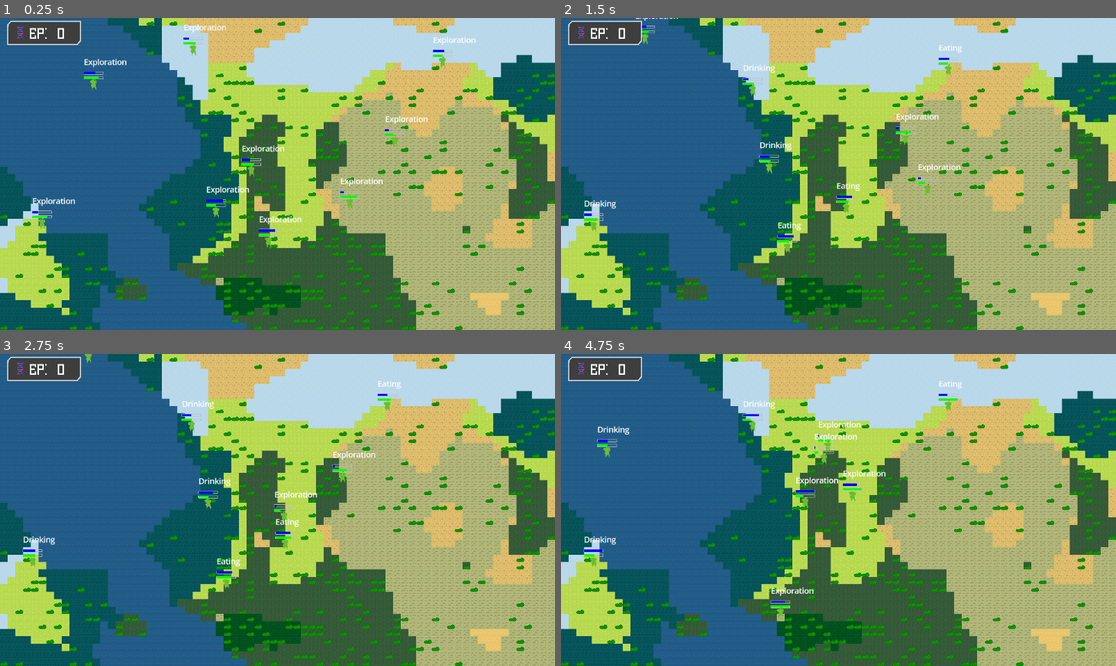
Above: before the commit, frames 1-4 (two rows, left to right).
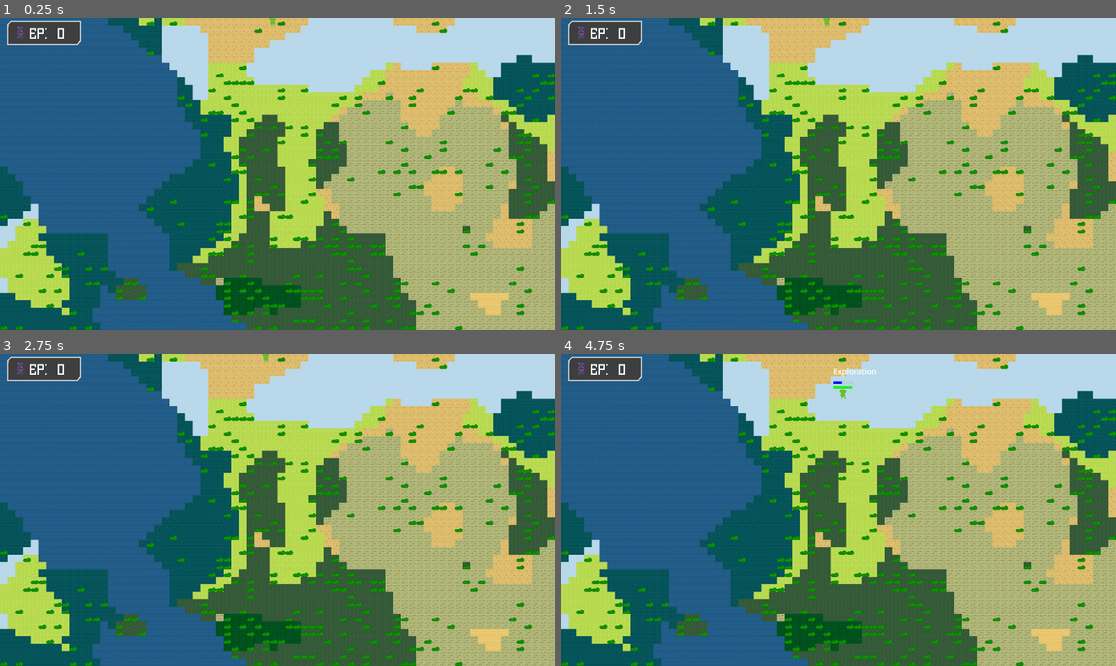
Above: after the commit, the same moments.

Repository: OnasChaturvedi/mini-jam-evolution
Game: Godot game, scene res://scenes/main.tscn
The game is run twice, just before and just after one commit, with the same random seed, the same clock (stepped at 60 frames per second) and the same inputs.
Inputs:
- Up to frame 1 (0.25 s): no input
- Up to frame 2 (1.5 s): no input
- Up to frame 3 (2.75 s): no input
- Up to frame 4 (4.75 s): no input

The runs differ from the first frame. In frame 1, 1.6% of the frame differs, in the area x 5-86%, y 0-74%; in frame 2, 1.3%; in frame 3, 1.3%; in frame 4, 1.7%, in the area x 4-73%, y 3-85%.

Commit message:
Improved movement logic

Diff:
--- a/scenes/creature.tscn
+++ b/scenes/creature.tscn
@@ -48,7 +48,8 @@
 "speed": 5.0
 }]
 
-[node name="Creature" type="CharacterBody2D"]
+[node name="Creature" type="CharacterBody2D" groups=["creatures"]]
+collision_mask = 2
 script = ExtResource("1_upmfi")
 speed = 150.0
 thirst_depletion_rate = 3.0
--- a/scenes/game_root.gd
+++ b/scenes/game_root.gd
@@ -2,9 +2,19 @@
 extends Node2D
 
 const DeathNotification = preload("res://scenes/death_notification.tscn")
+
+@onready var camera: Camera2D = $Camera2D
+@onready var creature_container: Node2D = $CreatureContainer
+@onready var reload_delay_timer: Timer = $ReloadDelayTimer
+
+@export var initial_creature_count: int = 10
+@export var creature_scene: PackedScene
+
 func _ready():
+	spawn_initial_creatures()
 	# Connect to the death signal from the global manager.
 	EvolutionManager.creature_died.connect(on_creature_died)
+	reload_delay_timer.timeout.connect(reload_game_scene)
 
 func on_creature_died(cause: String, position: Vector2):
 	# Create a new instance of the notification.
@@ -27,3 +37,36 @@
 
 	# Trigger the animation. The script inside the notification handles the rest.
 	notification_instance.show_message(death_message)
+
+	if get_tree().get_nodes_in_group("creatures").size() <= 1:
+		reload_delay_timer.start()
+
+
+func reload_game_scene() -> void:
+	get_tree().reload_current_scene()
+
+
+func spawn_initial_creatures():
+	for i in range(initial_creature_count):
+		spawn_creature_in_camera_viewport()
+
+
+func spawn_creature_in_camera_viewport():
+	if creature_scene == null or camera == null or creature_container == null:
+		return
+
+	var viewport_rect: Rect2 = camera.get_viewport_rect()
+
+	var viewport_top_left_global = camera.global_position - viewport_rect.size / 2.0
+	var viewport_bottom_right_global = camera.global_position + viewport_rect.size / 2.0
+
+	var random_x = randf_range(viewport_top_left_global.x, viewport_bottom_right_global.x)
+	var random_y = randf_range(viewport_top_left_global.y, viewport_bottom_right_global.y)
+
+	var spawn_position = Vector2(random_x, random_y)
+
+	var new_creature_instance = creature_scene.instantiate()
+
+	new_creature_instance.global_position = spawn_position
+	creature_container.add_child(new_creature_instance)
+	print("Spawned creature at: ", spawn_position)
--- a/scenes/main.tscn
+++ b/scenes/main.tscn
@@ -14,19 +14,40 @@
 texture = ExtResource("3_jyhfs")
 0:0/0 = 0
 0:0/0/custom_data_0 = "water"
+0:0/0/custom_data_1 = 0.5
 1:0/0 = 0
+1:0/0/custom_data_0 = "tundra"
+1:0/0/custom_data_1 = 0.6
 2:0/0 = 0
+2:0/0/custom_data_0 = "taiga"
+2:0/0/custom_data_1 = 0.9
 0:1/0 = 0
+0:1/0/custom_data_0 = "grassland"
+0:1/0/custom_data_1 = 1.0
 1:1/0 = 0
+1:1/0/custom_data_0 = "forest"
+1:1/0/custom_data_1 = 0.9
 2:1/0 = 0
+2:1/0/custom_data_0 = "desert"
+2:1/0/custom_data_1 = 0.8
 0:2/0 = 0
+0:2/0/custom_data_0 = "jungle"
+0:2/0/custom_data_1 = 0.85
 1:2/0 = 0
+1:2/0/custom_data_0 = "savanna"
+1:2/0/custom_data_1 = 1.0
 2:2/0 = 0
+2:2/0/custom_data_0 = "steppe"
+2:2/0/custom_data_1 = 1.0
 0:3/0 = 0
+0:3/0/custom_data_0 = "lava"
+0:3/0/custom_data_1 = 0.2
 
 [sub_resource type="TileSet" id="TileSet_0jgge"]
 custom_data_layer_0/name = "terrain_type"
 custom_data_layer_0/type = 4
+custom_data_layer_1/name = "movement_modifier"
+custom_data_layer_1/type = 3
 sources/1 = SubResource("TileSetAtlasSource_tbgi4")
 
 [sub_resource type="WorldBoundaryShape2D" id="WorldBoundaryShape2D_sugp2"]
@@ -44,11 +65,14 @@
 
 [node name="Main" type="Node2D"]
 script = ExtResource("1_tefeu")
+initial_creature_count = 1
+creature_scene = ExtResource("3_sugp2")
+
+[node name="ReloadDelayTimer" type="Timer" parent="."]
+wait_time = 2.0
 
 [node name="World" type="Node2D" parent="." node_paths=PackedStringArray("tile_map_node")]
 script = ExtResource("1_0wfyh")
-world_width = 72
-world_height = 42
 tile_map_node = NodePath("Terrain")
 bush_scene = ExtResource("2_jyhfs")
 
@@ -59,34 +83,8 @@
 position = Vector2(576, 336)
 zoom = Vector2(1, 0.964)
 
-[node name="Creature" parent="." instance=ExtResource("3_sugp2")]
-position = Vector2(753, 429)
-
-[node name="Creature2" parent="." instance=ExtResource("3_sugp2")]
-position = Vector2(559, 336)
-
-[node name="Creature3" parent="." instance=ExtResource("3_sugp2")]
-position = Vector2(856, 261)
-
-[node name="Creature4" parent="." instance=ExtResource("3_sugp2")]
-position = Vector2(541, 519)
-
-[node name="Creature5" parent="." instance=ExtResource("3_sugp2")]
-position = Vector2(438, 385)
-
-[node name="Creature6" parent="." instance=ExtResource("3_sugp2")]
-position = Vector2(226, 166)
-
-[node name="Creature7" parent="." instance=ExtResource("3_sugp2")]
-position = Vector2(124, 439)
-
-[node name="Creature8" parent="." instance=ExtResource("3_sugp2")]
-position = Vector2(383, 39)
-
-[node name="Creature9" parent="." instance=ExtResource("3_sugp2")]
-position = Vector2(955, 108)
-
 [node name="WorldBorder" type="StaticBody2D" parent="."]
+collision_layer = 3
 
 [node name="CollisionShape2D" type="CollisionShape2D" parent="WorldBorder"]
 position = Vector2(588, 673)
@@ -145,3 +143,5 @@
 theme_override_fonts/font = ExtResource("9_choun")
 theme_override_font_sizes/font_size = 32
 text = "0"
+
+[node name="CreatureContainer" type="Node2D" parent="."]
--- a/scripts/EvolutionManager.gd
+++ b/scripts/EvolutionManager.gd
@@ -1,4 +1,3 @@
-# EvolutionManager.gd
 extends Node
 
 var evolution_points: int = 0
--- a/scripts/ai_states/eating_state.gd
+++ b/scripts/ai_states/eating_state.gd
@@ -1,7 +1,6 @@
 class_name EatingState extends State
 
 func _enter():
-	# print("Entering EatingState for Darwin: ", darwin.name) # Debug print
 	darwin.velocity = Vector2.ZERO # Stop moving to eat
 	darwin.target_tile_coords = Vector2i.ZERO # Clear the target coordinates
 
--- a/scripts/ai_states/exploration_state.gd
+++ b/scripts/ai_states/exploration_state.gd
@@ -2,15 +2,23 @@
 
 var exploration_timer: float = 0.0
 var exploration_direction: Vector2 = Vector2.ZERO
+@export var angle_offset_range: float = PI / 6
 
 func _enter():
-	# print("Entering ExplorationState for Darwin: ", darwin.name) # Debug print
-	_set_new_exploration_direction()
+	exploration_timer = darwin.exploration_move_duration
+	_set_new_exploration_step_direction()
 
 func _physics_process(delta: float):
-	# Continue exploring logic
 	exploration_timer -= delta
+
 	if exploration_timer <= 0:
+		if darwin.current_thirst <= darwin.hydration_threshold and darwin.current_hunger <= darwin.hunger_threshold:
+			if darwin.current_thirst < darwin.current_hunger:
+				change_state("SeekingWaterState")
+				return
+			else:
+				change_state("SeekingFoodState")
+				return
 		if darwin.current_thirst <= darwin.hydration_threshold:
 			change_state("SeekingWaterState")
 			return
@@ -21,15 +29,60 @@
 			change_state("ReproducingState")
 			return
 
-		_set_new_exploration_direction()
+		_set_new_exploration_step_direction()
+
+	if darwin.global_position.distance_to(darwin.current_global_exploration_goal) < 40: # Threshold in pixels
+		print("Reached global exploration goal")
+		_set_new_global_exploration_goal()
 
 	darwin.velocity = exploration_direction * darwin.speed
 
 func _exit():
 	pass
 
-func _set_new_exploration_direction():
-	var random_angle: float = randf() * TAU # TAU is 2 * PI (a full circle in radians)
-	exploration_direction = Vector2(cos(random_angle), sin(random_angle))
-	# Randomize the duration slightly to make movement less predictable
+#func _set_new_exploration_direction():
+	#var random_angle: float = randf() * TAU
+	#exploration_direction = Vector2(cos(random_angle), sin(random_angle))
+	## Randomize the duration slightly
+	#exploration_timer = darwin.exploration_move_duration + randf() * darwin.exploration_move_duration
+
+func _set_new_global_exploration_goal():
+	var camera_node: Camera2D = darwin.get_viewport().get_camera_2d()
+
+	if camera_node != null:
+		var viewport_rect: Rect2 = camera_node.get_viewport_rect()
+
+		var viewport_top_left_global = camera_node.global_position - viewport_rect.size / 2.0
+		var viewport_bottom_right_global = camera_node.global_position + viewport_rect.size / 2.0
+
+		# Choose a random point within these global bounds
+		var random_x = randf_range(viewport_top_left_global.x, viewport_bottom_right_global.x)
+		var random_y = randf_range(viewport_top_left_global.y, viewport_bottom_right_global.y)
+		darwin.current_global_exploration_goal = Vector2(random_x, random_y)
+		print("Darwin (", darwin.name, ") set new global exploration goal: ", darwin.current_global_exploration_goal)
+	else:
+		print("Warning: Camera2D not found for exploration. Falling back to simple random direction.")
+		_set_new_exploration_step_direction()
+		darwin.current_global_exploration_goal = darwin.global_position
+
+
+# --- MODIFIED: Function to calculate the direction for the current small step ---
+func _set_new_exploration_step_direction():
+	if darwin.current_global_exploration_goal == Vector2.ZERO or darwin.global_position.distance_to(darwin.current_global_exploration_goal) < 0.1:
+		# If no valid goal or already at goal, fall back to just a random direction
+		var random_angle: float = randf() * TAU
+		exploration_direction = Vector2(cos(random_angle), sin(random_angle))
+		return
+
+	# Calculate the true direction towards the global goal
+	var direction_to_goal = (darwin.current_global_exploration_goal - darwin.global_position).normalized()
+	var base_angle = direction_to_goal.angle()
+
+	# Apply a small random angular offset to the true direction
+	var random_offset_angle = randf_range(-angle_offset_range, angle_offset_range)
+	var final_angle = base_angle + random_offset_angle
+
+	# Set the exploration_direction for this step
+	exploration_direction = Vector2(cos(final_angle), sin(final_angle))
+
 	exploration_timer = darwin.exploration_move_duration + randf() * darwin.exploration_move_duration
--- a/scripts/ai_states/seeking_food_state.gd
+++ b/scripts/ai_states/seeking_food_state.gd
@@ -1,11 +1,9 @@
 class_name SeekingFoodState extends State
 
 func _enter():
-	# print("Entering SeekingFoodState for Darwin: ", darwin.name) # Debug print
-	darwin.target_tile_coords = darwin._find_nearest_resource_source("food") # Assuming "food" is a custom data value
+	darwin.target_tile_coords = darwin._find_nearest_resource_source("food")
 	if darwin.target_tile_coords == Vector2i.ZERO:
-		#print("Darwin (", darwin.name, ") needs food but found no sources! Reverting to exploration.")
-		change_state("ExplorationState") # Fallback if no food found
+		change_state("ExplorationState")
 		return
 
 func _physics_process(delta: float):
--- a/scripts/creature.gd
+++ b/scripts/creature.gd
@@ -1,6 +1,6 @@
 extends CharacterBody2D
 
-@export var speed: float = 100.0 # Adjusted speed for better observation of AI
+@export var speed: float = 100.0
 
 # --- Core Needs ---
 @export var max_thirst: float = 100.0
@@ -19,35 +19,36 @@
 @export var reproduction_threshold_thirst: float = 80.0 # Thirst level needed to consider reproducing
 @export var reproduction_threshold_hunger: float = 80.0 # Hunger level needed to consider reproducing
 var creature_scene_path: String = "res://scenes/creature.tscn"
-const DEATH_POINT_VALUES = {
-	"thirst": 5,
-	"hunger": 2,
-	"age": 10
-}
+
 @export var max_age: float = 15
-# --- Exploration State Parameters (moved here from state for editor access) ---
+
 @export var exploration_move_duration: float = 0.5 # How long to move in one direction during exploration
-
-@onready var terrain: TileMapLayer = $"../World/Terrain" # Ensure this %Path is correct in your scene
-
-# --- State Machine Variables ---
+var current_global_exploration_goal: Vector2 = Vector2.ZERO
+
+@onready var terrain: TileMapLayer = $"../../World/Terrain"
+
 var current_state_object: State = null # Holds the actual instantiated state object
-var current_state_name: String = "" # Stores the string name of the current state (for debugging)
-
-# Preload all state scripts for efficiency. Adjust paths if your folder structure is different!
+var current_state_name: String = "" # Stores the string name of the current state
+
 const EXPLORATION_STATE = preload("res://scripts/ai_states/exploration_state.gd")
 const SEEKING_WATER_STATE =preload("res://scripts/ai_states/seeking_water_state.gd")
 const DRINKING_STATE = preload("res://scripts/ai_states/drinking_state.gd")
 const SEEKING_FOOD_STATE = preload("res://scripts/ai_states/seeking_food_state.gd")
 const EATING_STATE = preload("res://scripts/ai_states/eating_state.gd")
 const REPRODUCING_STATE = preload("res://scripts/ai_states/reproducing_state.gd")
-# Add more state preload constants here as you create them!
+
+const DEATH_POINT_VALUES = {
+	"thirst": 5,
+	"hunger": 2,
+	"age": 10
+}
 
 # --- Darwin Attributes (Current Values) ---
 # These are accessed by the state objects via the 'darwin' reference
 var current_thirst: float = 0.0
 var current_hunger: float = 0.0
 var current_age: float = 0.0
+var current_tiledata: TileData
 var target_tile_coords: Vector2i = Vector2i.ZERO # Stores the coordinates of the tile the Darwin is moving towards
 
 
@@ -57,40 +58,36 @@
 		set_physics_process(false) # Disable processing if essential nodes are missing
 		return
 
-	# Initialize needs (e.g., start hungry/thirsty to immediately see behavior)
-	current_thirst = max_thirst * max(0.2, randf())
-	current_hunger = max_hunger * max(0.2, randf())
+	current_thirst = max_thirst * max(0.4, randf())
+	current_hunger = max_hunger * max(0.4, randf())
 	max_age *= randf_range(0.5, 1.5)
 
-	# Set the initial state
+	current_global_exploration_goal = global_position
 	change_state("ExplorationState")
 
 
 func _physics_process(delta: float) -> void:
-	# Always update needs regardless of the current state
-	_update_needs(delta)
-
-	# Delegate the _process logic to the current state object
+	get_current_tiledata()
+	_update_stats(delta)
+
 	if current_state_object != null:
 		current_state_object._physics_process(delta)
 
-	# Apply the velocity calculated by the current state
+	apply_tile_attributes()
+
 	move_and_slide()
 
-	# Request a redraw for the debug visualization (thirst/hunger bars, state name)
 	queue_redraw()
 
 
 # This is the central function for changing states
 func change_state(new_state_name: String):
 	if current_state_name == new_state_name:
-		return # Already in this state, no need to change
-
-	# First, call the _exit() method of the current state (if one exists)
+		return
+
 	if current_state_object != null:
 		current_state_object._exit()
 
-	# Determine which script to load based on the new_state_name
 	var new_state_script = null
 	match new_state_name:
 		"ExplorationState": new_state_script = EXPLORATION_STATE
@@ -99,24 +96,27 @@
 		"SeekingFoodState": new_state_script = SEEKING_FOOD_STATE
 		"EatingState": new_state_script = EATING_STATE
 		"ReproducingState": new_state_script = REPRODUCING_STATE
-		# Add more cases here for any new states you create
 		_:
 			print("Error: State '%s' not found or not preloaded!" % new_state_name)
-			# You might want to transition to a "DyingState" or "IdleState" here
 			return
 
-	# Instantiate the new state script and pass a reference to this Darwin
 	if new_state_script != null:
-		current_state_object = new_state_script.new(self) # 'self' passes this Darwin instance
+		current_state_object = new_state_script.new(self)
 		current_state_name = new_state_name
-		current_state_object._enter() # Call the _enter() method of the new state
+		current_state_object._enter()
 	else:
 		print("Failed to instantiate state: ", new_state_name)
 
 
-# This function remains in Darwin.gd because it uses Darwin's own properties
-# like 'terrain', 'global_position', and 'tile_set'.
-# States will call this method on their 'darwin' reference (e.g., darwin._find_nearest_resource_source(...))
+func get_current_tiledata() -> void:
+	current_tiledata = terrain.get_cell_tile_data(terrain.local_to_map(global_position))
+
+
+func apply_tile_attributes() -> void:
+	if current_tiledata:
+		velocity *= current_tiledata.get_custom_data("movement_modifier")
+
+
 func _find_nearest_resource_source(resource_type: String) -> Vector2i:
 	if terrain == null:
 		return Vector2i.ZERO
@@ -127,7 +127,7 @@
 
 	var tile_search_radius: int = 5 # How far to search for resources
 
-	if resource_type == "food": # Only search for Area2D food sources when seeking "food"
+	if resource_type == "food":
 		var search_radius_world: float = terrain.tile_set.tile_size.x * tile_search_radius # Convert tile radius to world units
 
 		# Get all nodes in the "food_source" group
@@ -165,7 +165,7 @@
 	return resource_coords
 
 
-func _update_needs(delta: float):
+func _update_stats(delta: float):
 	# Thirst depletion
 	current_thirst = max(0, current_thirst - thirst_depletion_rate * delta)
 	# Hunger depletion
@@ -173,15 +173,11 @@
 	# Aging
 	current_age = min(max_age, current_age + delta)
 
-	# --- Implement Death Conditions Here ---
-	# For now, just print warnings. In your actual game, you'd trigger a "DyingState"
-	# or an actual death event which would log data for "Harvest of Failure".
 	if current_thirst <= 0 and current_hunger <= 0:
 		print("Darwin (", name, ") is critically thirsty and hungry! (Would die here and log failure)")
 		var points = DEATH_POINT_VALUES.get("thirst", 1)
 		EvolutionManager.report_death("thirst", global_position, DEATH_POINT_VALUES.get("thirst", 1))
 		call_deferred("queue_free")
-		# Example: change_state("DyingState")
 	elif current_thirst <= 0:
 		print("Darwin (", name, ") is critically thirsty! (Would die here)")
 		EvolutionManager.report_death("thirst", global_position, DEATH_POINT_VALUES.get("thirst", 1))
@@ -214,22 +210,16 @@
 
 	var new_darwin_instance = creature_scene.instantiate()
 
-	# Add the new Darwin to the same parent as the current Darwin
-	# This assumes your Darwins are children of a common Node (e.g., a "Darwins" Node2D)
 	add_sibling(new_darwin_instance)
 
 	# Place the new Darwin nearby, with a small random offset
 	var spawn_offset = Vector2(randf_range(-50, 50), randf_range(-50, 50))
 	new_darwin_instance.global_position = global_position + spawn_offset
 
-	# Initialize offspring's needs (e.g., partially full)
-	new_darwin_instance.current_thirst = new_darwin_instance.max_thirst * 0.5
-	new_darwin_instance.current_hunger = new_darwin_instance.max_hunger * 0.5
-
 	print("Darwin (", name, ") reproduced! New Darwin spawned at ", new_darwin_instance.global_position)
 
 
-# --- Debug Drawing (for visualization during development) ---
+# --- Debug Drawing (for visualization) ---
 func _draw():
 	# Skip drawing in the editor and if essential nodes are missing
 	if Engine.is_editor_hint() or terrain == null: return
@@ -258,7 +248,7 @@
 	@warning_ignore("integer_division")
 	draw_string(ThemeDB.fallback_font, Vector2(-bar_width / 2, -45), state_display_name,0, -1, 16, Color.WHITE)
 
-	# Optional: Draw a line to the target tile when seeking resources (visual aid)
+	# Draw a line to the target tile when seeking resources (visual aid)
 	if target_tile_coords != Vector2i.ZERO and (current_state_name == "SeekingWaterState" or current_state_name == "SeekingFoodState"):
 		var target_world_pos: Vector2 = terrain.map_to_local(target_tile_coords) + (terrain.tile_set.tile_size / 2.0)
 		# Convert target world position to a local position relative to the Darwin
--- a/scripts/world.gd
+++ b/scripts/world.gd
@@ -5,8 +5,8 @@
 extends Node2D
 
 # --- World Generation Parameters ---
-@export var world_width: int = 128    # Width of the generated world in tiles
-@export var world_height: int = 128   # Height of the generated world in tiles
+@export var world_width: int = 72    # Width of the generated world in tiles
+@export var world_height: int = 42   # Height of the generated world in tiles
 @export var tile_size: int = 16       # Size of each tile in pixels (e.g., 16x16, 32x32)
 									 # THIS MUST MATCH YOUR TILESET'S TILE SIZE!
 
